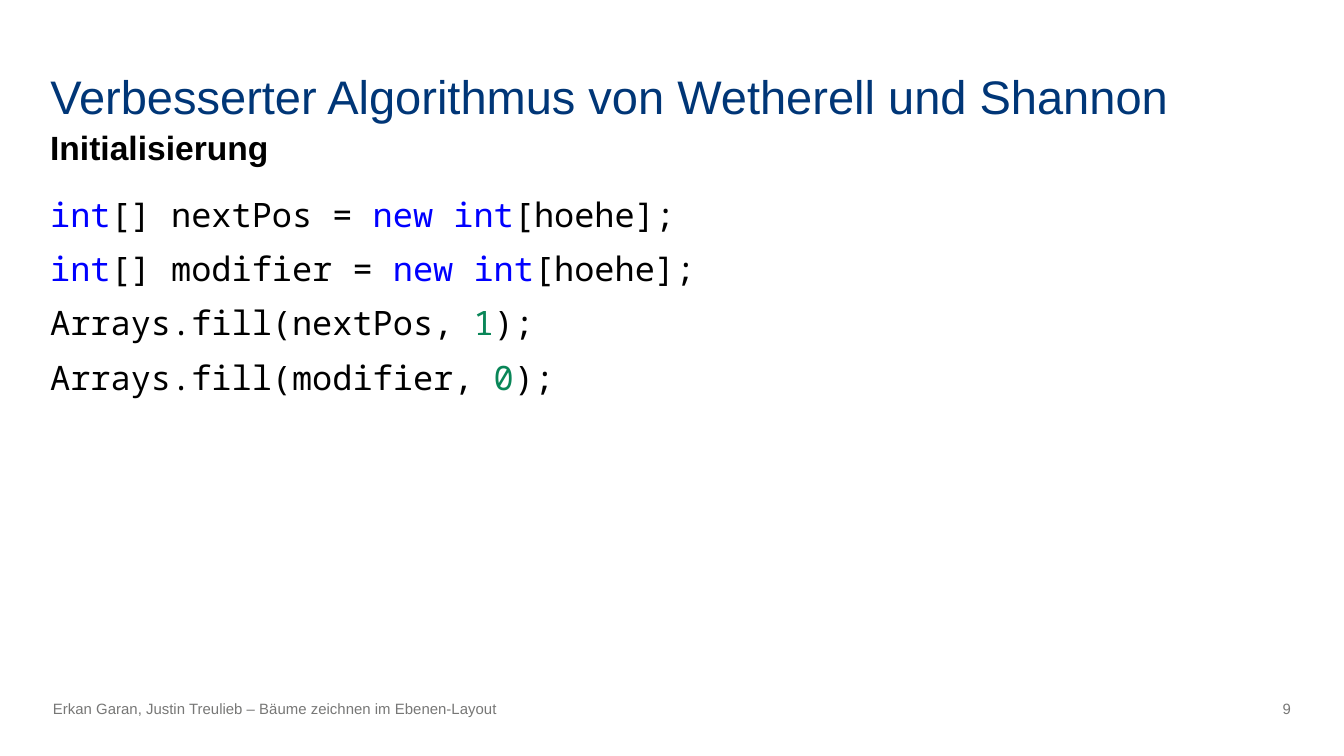
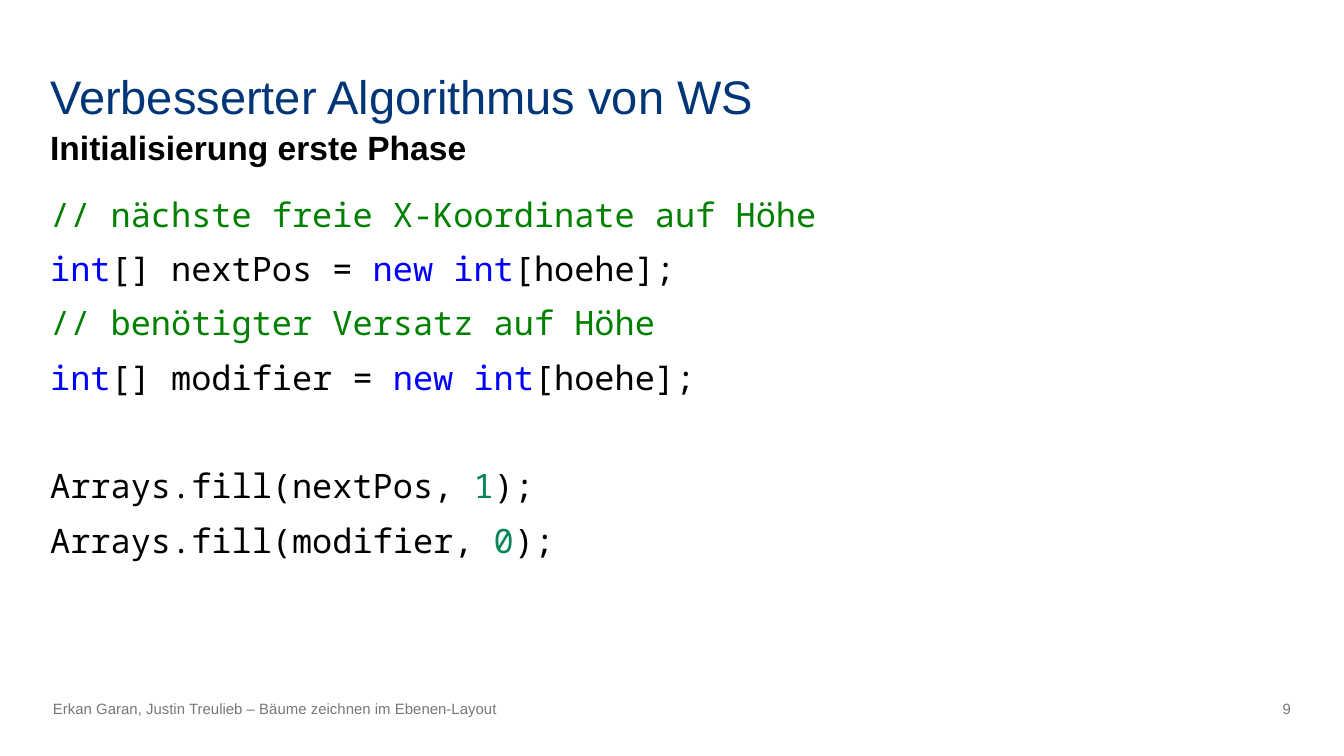
Before and after one commit to erkangrn/Praxsiprojekt, a slide deck: slide 9 of Powerpoint/Bäume zeichnen im Ebenen-Layout.pptx. Drawn at 1344x756 pixels with LibreOffice and Linux fonts; fonts in the diff are those of the drawing. Boxes give left, top, right and bottom in pixels: in the first picture for what was removed or moved away, otherwise in the second. Text is boxed around its words. In the diff, an @@ line names an element or a change of style, - is before the commit and + after.

```diff
--- a/Powerpoint/Bäume zeichnen im Ebenen-Layout.pptx
+++ b/Powerpoint/Bäume zeichnen im Ebenen-Layout.pptx
@@ title at bbox=[50, 80, 753, 122]: text changed @@
-Verbesserter Algorithmus von Wetherell und Shannon
+Verbesserter Algorithmus von WS
@@ text at bbox=[50, 135, 466, 166]: text changed @@
-Initialisierung
+Initialisierung erste Phase
@@ text at bbox=[111, 201, 817, 228]: paragraph added @@
+// nächste freie X-Koordinate auf Höhe
@@ text at bbox=[111, 309, 655, 344]: paragraph added @@
+// benötigter Versatz auf Höhe
```
Also in this commit, not shown: 5 other slides changed, 22 slides added, 1 slide removed, 2 other files.
